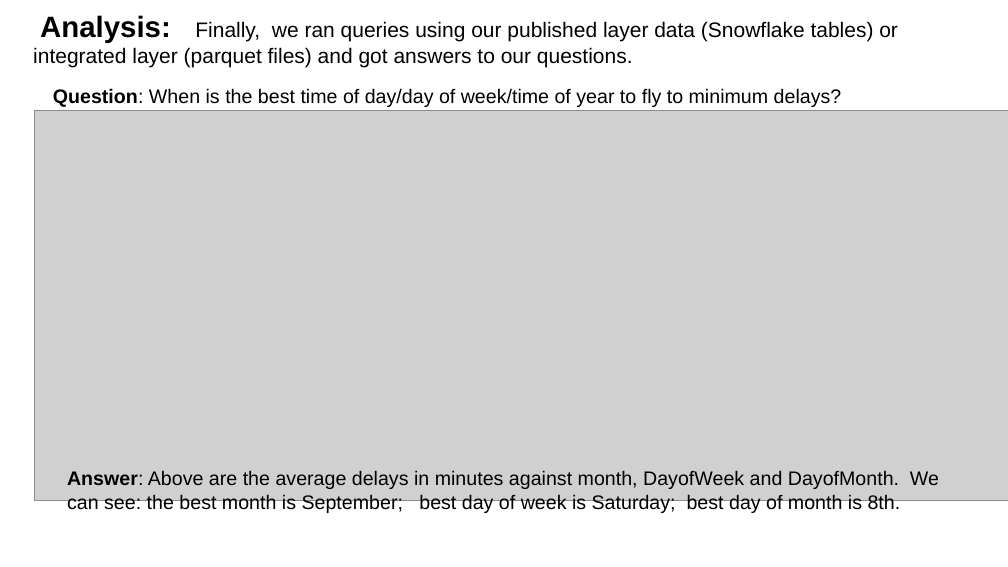
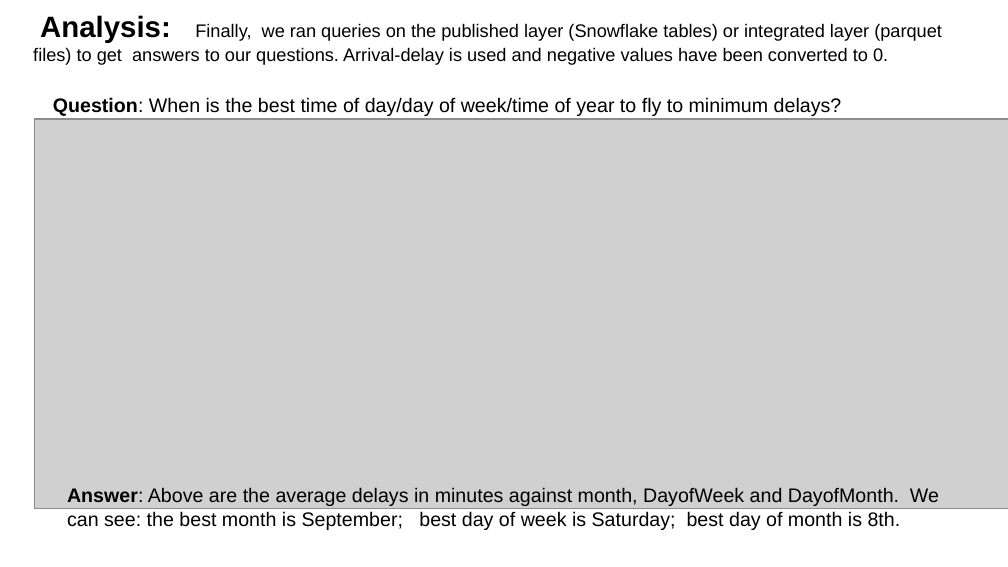
Before and after one commit to huangc11/Springboard, a slide deck: slide 8 of proj_03_Capstone/step_10 presentation/Airline On Time Analysis System.pptx. Drawn at 1008x567 pixels with LibreOffice and Linux fonts; fonts in the diff are those of the drawing; grey boxes stand for pictures. Boxes give left, top, right and bottom in pixels: in the first picture for what was removed or moved away, otherwise in the second. Text is boxed around its words. In the diff, an @@ line names an element or a change of style, - is before the commit and + after.

Commit message:
minor changes on presentation.

```diff
--- a/proj_03_Capstone/step_10 presentation/Airline On Time Analysis System.pptx
+++ b/proj_03_Capstone/step_10 presentation/Airline On Time Analysis System.pptx
@@ text at (33,15,942,65): text changed; size 15 to 13 pt @@
-Analysis: Finally, we ran queries using our published layer data (Snowflake tables) or integrated layer (parquet files) and got answers to our questions.
+Analysis: Finally, we ran queries on the published layer (Snowflake tables) or integrated layer (parquet files) to get answers to our questions. Arrival-delay is used and negative values have been converted to 0.
@@ title "Question: When is the best ...": place and size @@
-title "Question: When is the best ..." at (53,88,842,107)
+title "Question: When is the best ..." at (53,97,842,116)
@@ picture: place and size @@
-picture at (34,111,1008,501)
+picture at (34,119,1008,509)
@@ text "Answer: Above are the average ...": place and size @@
-text "Answer: Above are the average ..." at (67,470,939,514)
+text "Answer: Above are the average ..." at (67,487,939,530)
```
Also in this commit, not shown: 3 other slides changed.
